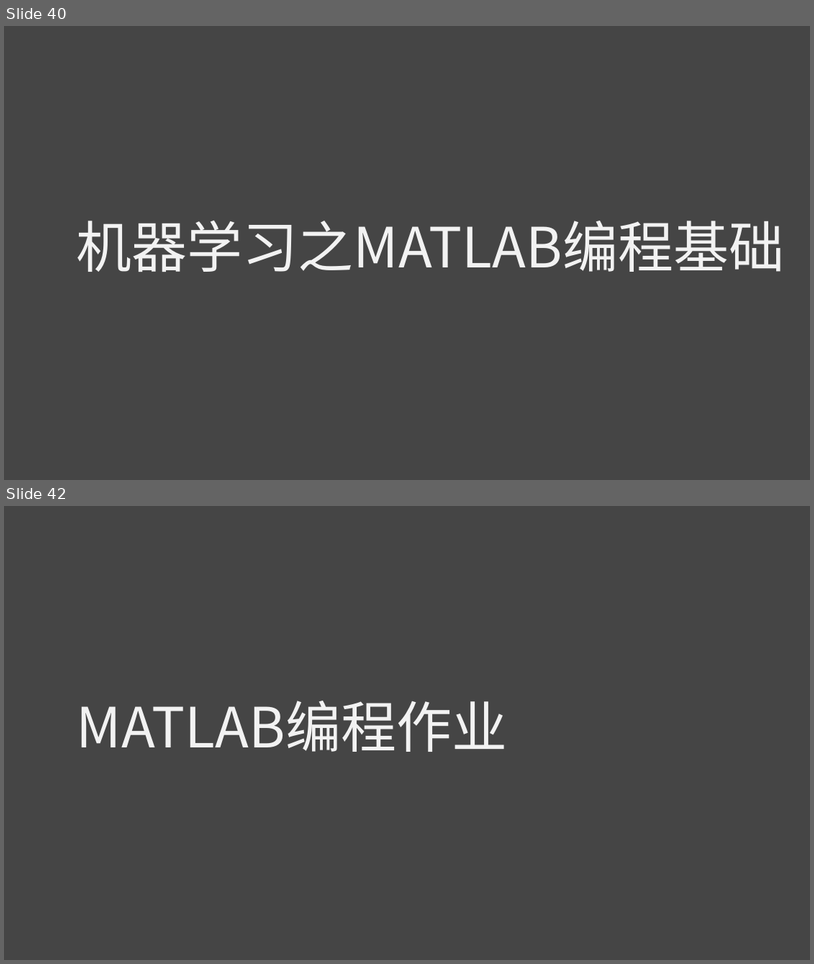
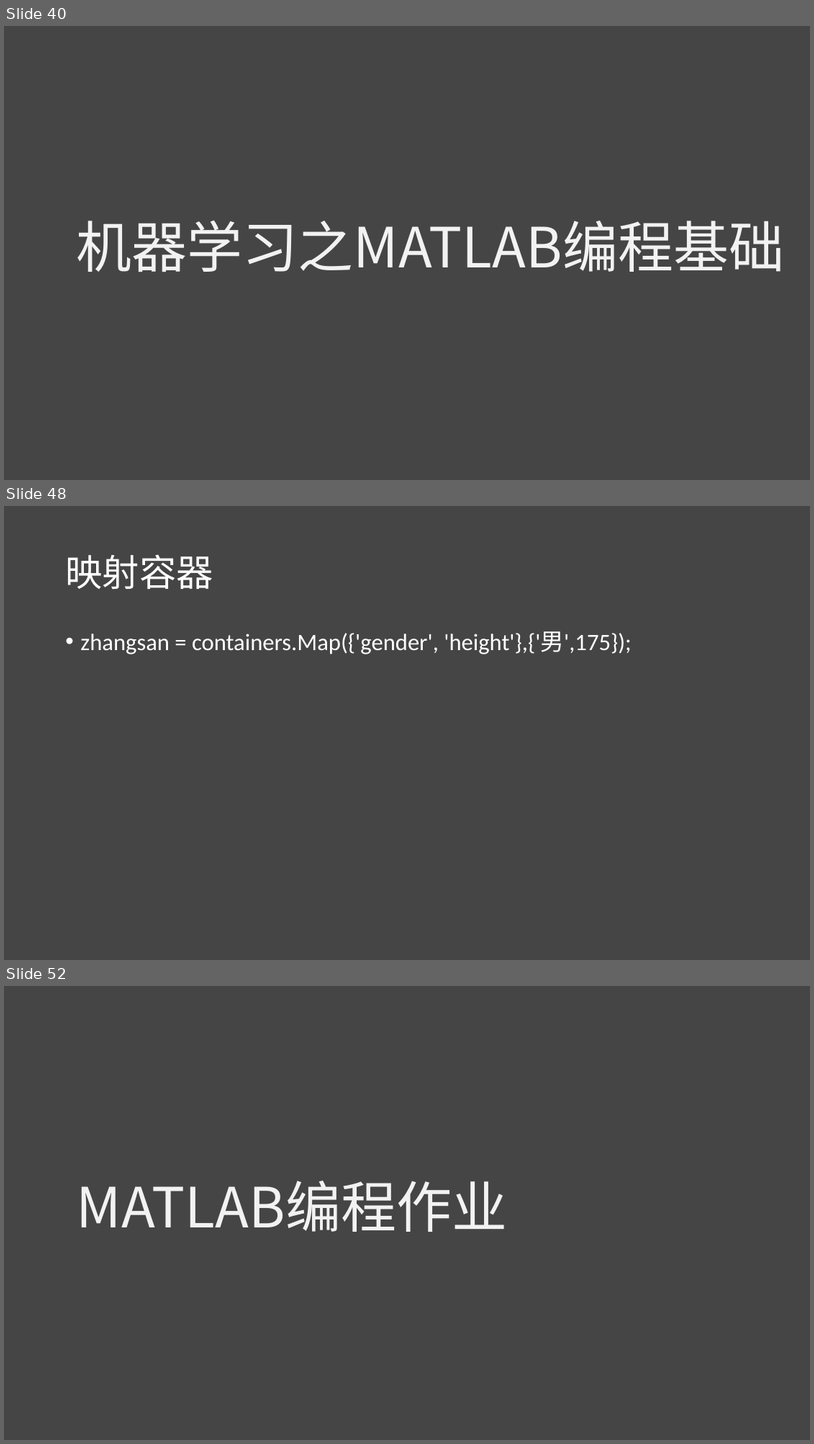
Before and after one commit to lichao312214129/lc_rsfmri_tools_python, a slide deck: The_first_ml_training/第一届机器学习实战班.pptx. Shown one above the other, each under a label of ours: slides 40 and 42 before the commit, slides 40, 48 and 52 after it; the slides between them are not shown. The pictures are 814x964 and 814x1444 pixels, drawn with LibreOffice and Linux fonts; fonts in the diff are those of the drawing. Boxes give left, top, right and bottom in pixels: in the first picture for what was removed or moved away, otherwise in the second. Text is boxed around its words. In the diff, an @@ line names an element or a change of style, - is before the commit and + after.

```diff
--- a/The_first_ml_training/第一届机器学习实战班.pptx
+++ b/The_first_ml_training/第一届机器学习实战班.pptx
@@ slide 48 added at (x1=4, y1=506, x2=810, y2=960), background #454545 @@
@@ title added at (x1=65, y1=554, x2=213, y2=589), 44 pt, text #FFFFFF @@
+映射容器
@@ text added at (x1=80, y1=631, x2=632, y2=654), 28 pt, text #FFFFFF @@
+• zhangsan = containers.Map({'gender', 'height'},{'男',175});
@@ what was slide 42 is now slide 52 @@
```
Also in this commit, not shown: 1 slide changed, 9 other slides added, 10 other files.
